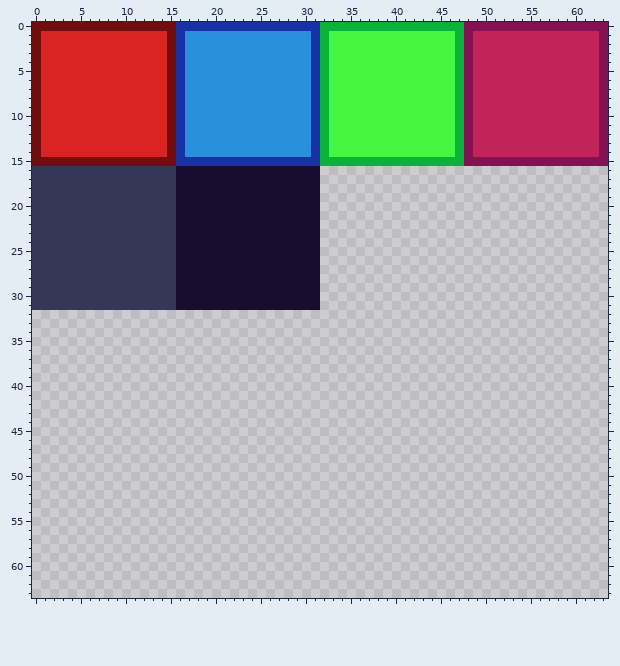
Edited in one commit: pixel-art sprite (block.png). That is the earlier state.
The file is 64x64 pixels.
After the commit:
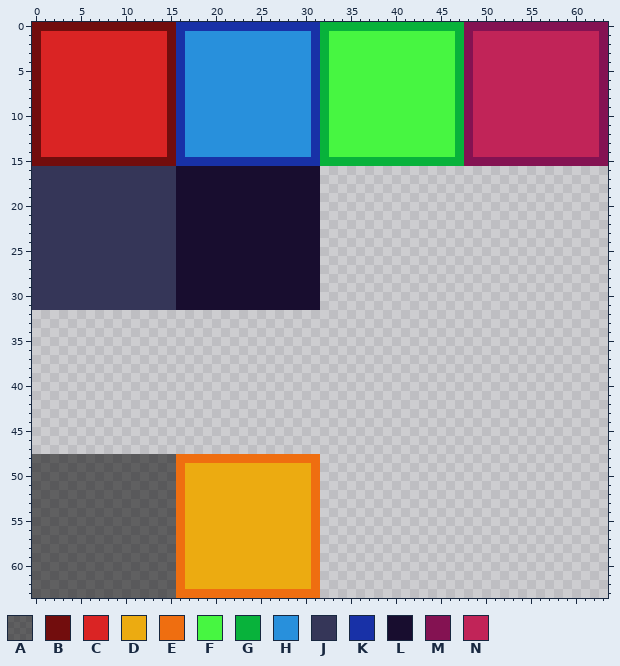
Palette (. is transparent): A #00000088  B #720d0d  C #da2424  D #ecab11  E #ef6e10  F #47f641  G #08b23b  H #2890dc  J #353658  K #1831a7  L #180d2f  M #841252  N #c12458
The edit:
There is now colour A in rows 48 to 63 at x 0 to 15.
There is now colour D in rows 49 to 62 at x 17 to 30.
There is now colour E in row 48 at x 16 to 31; in rows 49 to 62 at x 16 and 31; in row 63 at x 16 to 31.
Where, in picture pixels (left, top, right, bottom), the same in both pictures:
added: (32, 454, 320, 598)
